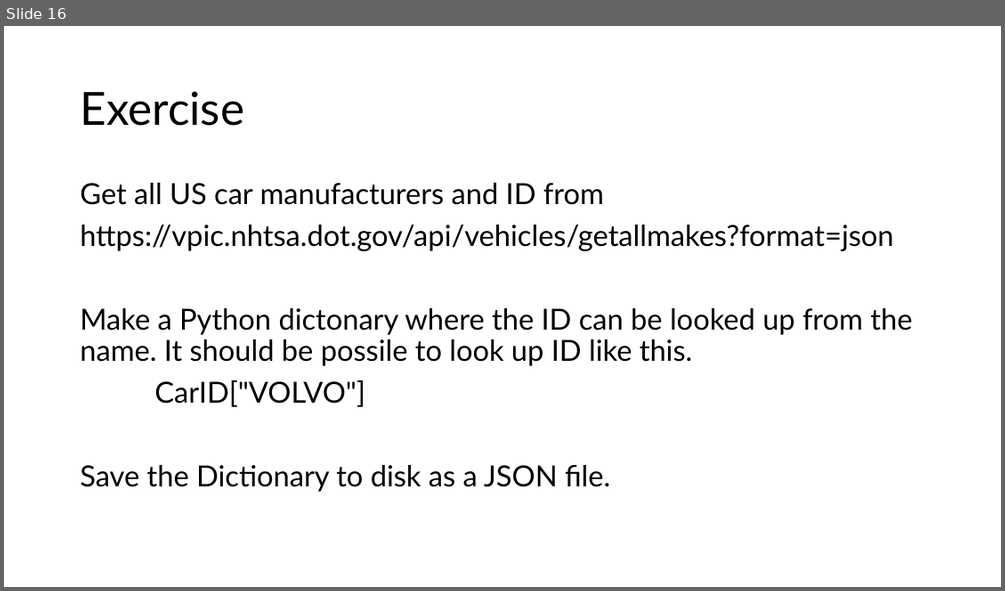
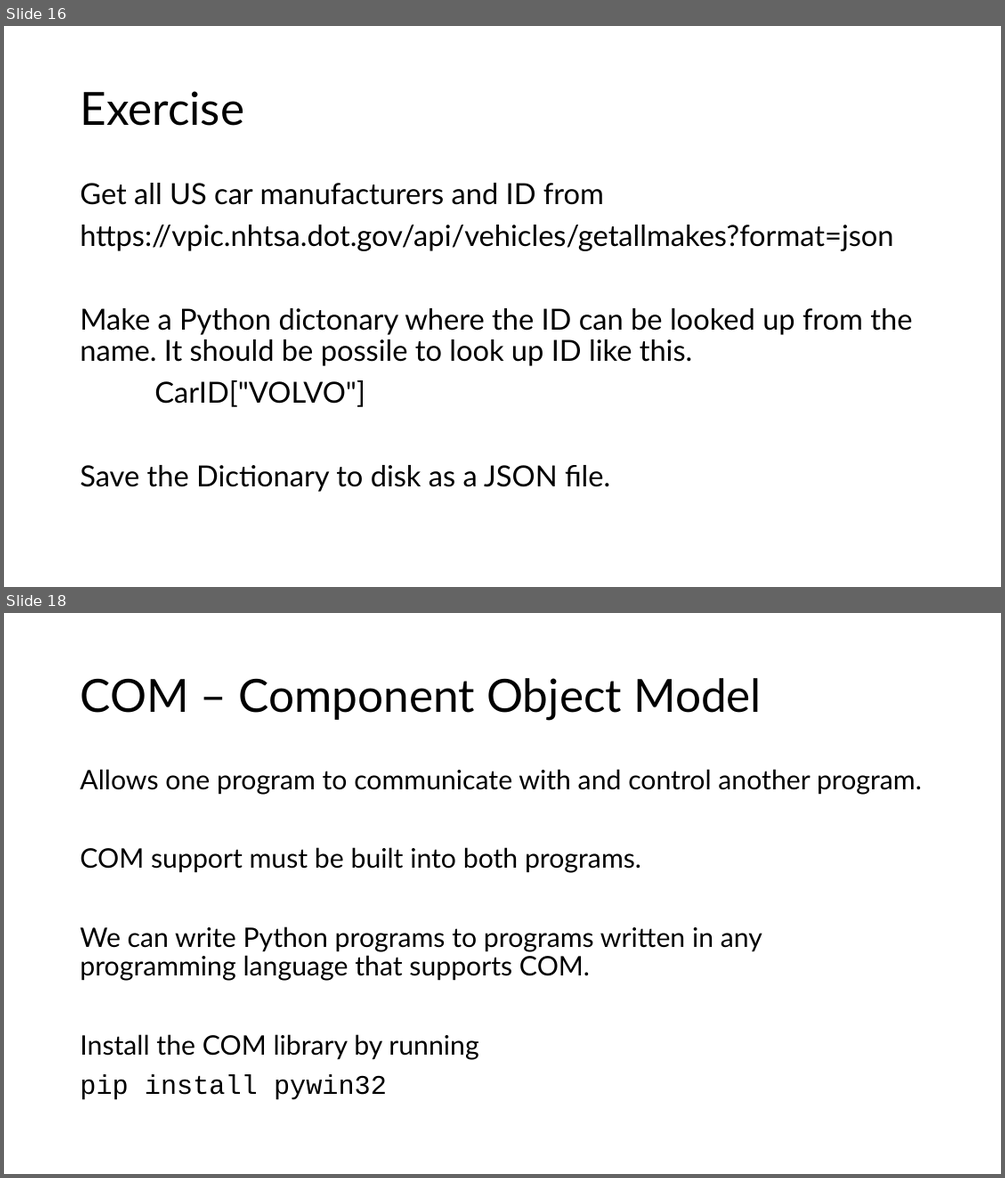
Before and after one commit to BjarneHelgesen/PythonForTestere, a slide deck: PythonForTestere.pptx. Shown one above the other, each under a label of ours: slide 16 before the commit, slides 16 and 18 after it; the slides between them are not shown. The pictures are 1005x591 and 1005x1178 pixels, drawn with LibreOffice and Linux fonts; fonts in the diff are those of the drawing. Boxes give left, top, right and bottom in pixels: in the first picture for what was removed or moved away, otherwise in the second. Text is boxed around its words. In the diff, an @@ line names an element or a change of style, - is before the commit and + after.

```diff
--- a/PythonForTestere.pptx
+++ b/PythonForTestere.pptx
@@ slide 18 added at [4, 613, 1001, 1174], background #FFFFFF at 10% opacity @@
@@ title added at [80, 678, 761, 720], 44 pt, text #000000 @@
+COM – Component Object Model
@@ text added at [80, 769, 922, 1100], 25.9 pt, text #000000 @@
+Allows one program to communicate with and control another program.
+COM support must be built into both programs.
+We can write Python programs to programs written in any programming language that supports COM.
+Install the COM library by running
+pip install pywin32
```
Also in this commit, not shown: 1 slide changed, 3 other slides added, 2 other files.
